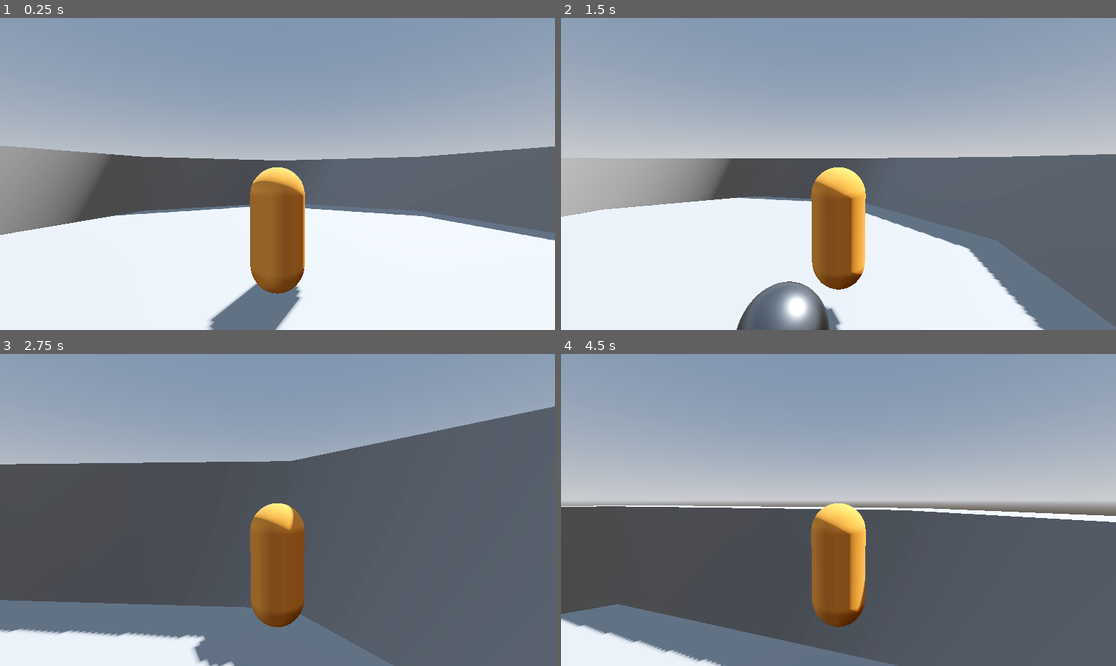
Above: before the commit, frames 1-4 (two rows, left to right).
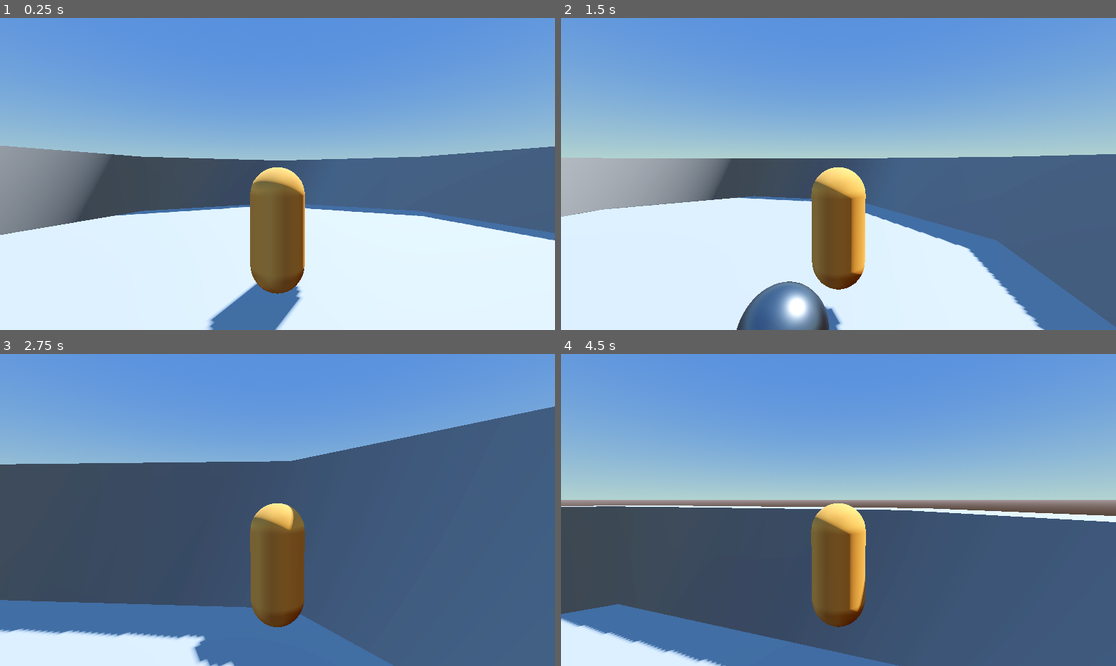
Above: after the commit, the same moments.

Repository: Lightgarden-713/Pavojam
Game: Godot game, scene res://scenes/level.tscn
Two runs of this game, one before a commit and one after it. Both use one fixed random seed, a clock stepped at 60 frames per second and the inputs below.
Inputs (mouse positions are in pixels of both pictures, inside the frame that each line leads up to):
- Up to frame 1 (0.25 s): no input
- Up to frame 2 (1.5 s): tap Enter (ui_accept) at 0.5, 0.77 s; move the mouse to (960, 158) at 0.52 s; hold Right (ui_right) 0.53-1.28 s; click (960, 158) at 0.67 s; move the mouse to (810, 174) at 1.27 s; hold Up (ui_up) from 1.28 s (still down)
- Up to frame 3 (2.75 s): keep holding Up (ui_up); tap Enter (ui_accept) at 1.52 s; move the mouse to (288, 503) at 2.02 s
- Up to frame 4 (4.5 s): keep holding Up (ui_up); move the mouse to (832, 516) at 2.77 s; click (832, 516) at 2.92 s; tap Enter (ui_accept) at 3.02, 3.77, 4.25 s; move the mouse to (877, 513) at 3.52 s; move the mouse to (794, 506) at 4.27 s

The runs differ from the first frame. In frame 1, 48% of the frame differs, in the area x 0-100%, y 0-100%; in frame 2, 50%; in frame 3, 40%; in frame 4, 54%.

Commit message:
Placeholder Pavo

Diff:
--- a/scenes/level.tscn
+++ b/scenes/level.tscn
@@ -1,12 +1,14 @@
 [gd_scene load_steps=10 format=3 uid="uid://cor8id61tymqq"]
 
 [ext_resource type="PackedScene" uid="uid://bgkd7d3lm3qye" path="res://scenes/player.tscn" id="1_2q6dc"]
-[ext_resource type="Script" uid="uid://x5pg580jet5v" path="res://scenes/level.gd" id="1_w8frs"]
+[ext_resource type="Script" path="res://scenes/level.gd" id="1_w8frs"]
 [ext_resource type="PackedScene" uid="uid://bpyrd5tkn71c4" path="res://scenes/enemies/GenericEnemy.tscn" id="2_w7c3h"]
 
 [sub_resource type="ProceduralSkyMaterial" id="ProceduralSkyMaterial_w7c3h"]
-sky_horizon_color = Color(0.66224277, 0.6717428, 0.6867428, 1)
-ground_horizon_color = Color(0.66224277, 0.6717428, 0.6867428, 1)
+sky_top_color = Color(0.27009362, 0.43445107, 0.7677927, 1)
+sky_horizon_color = Color(0.56060797, 0.7049371, 0.6872165, 1)
+ground_bottom_color = Color(0.20273119, 0.15534887, 0.11503116, 1)
+ground_horizon_color = Color(0.5068614, 0.46101862, 0.4694987, 1)
 
 [sub_resource type="Sky" id="Sky_w8frs"]
 sky_material = SubResource("ProceduralSkyMaterial_w7c3h")
Binary file added: assets/Pavo.bin
Not shown, added: assets/Pavo.gltf
